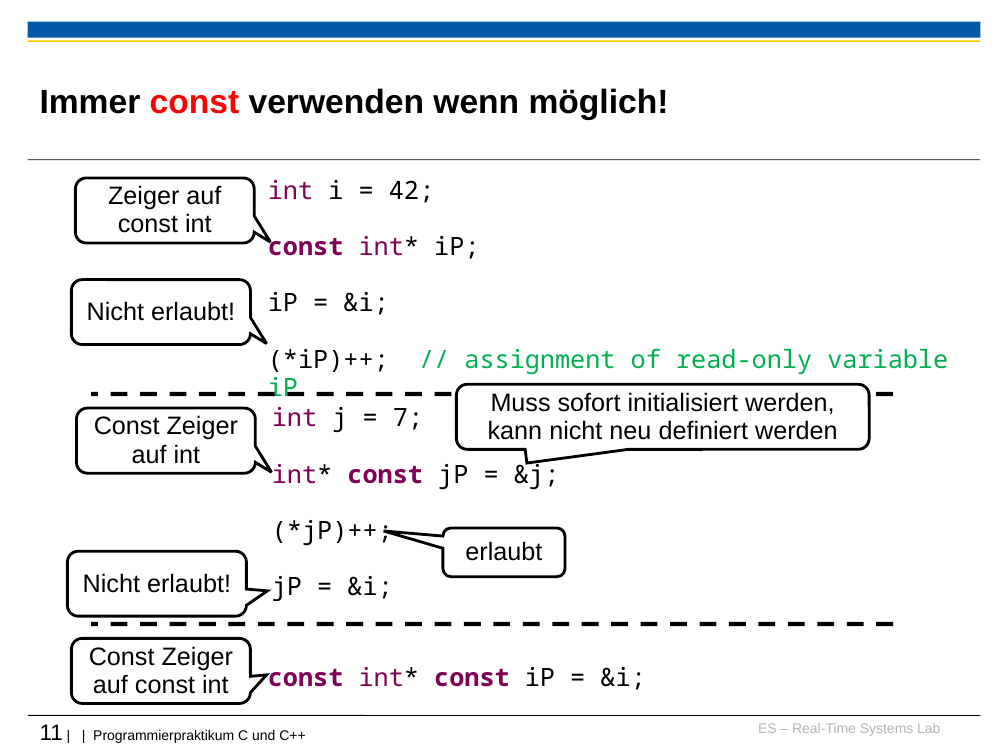
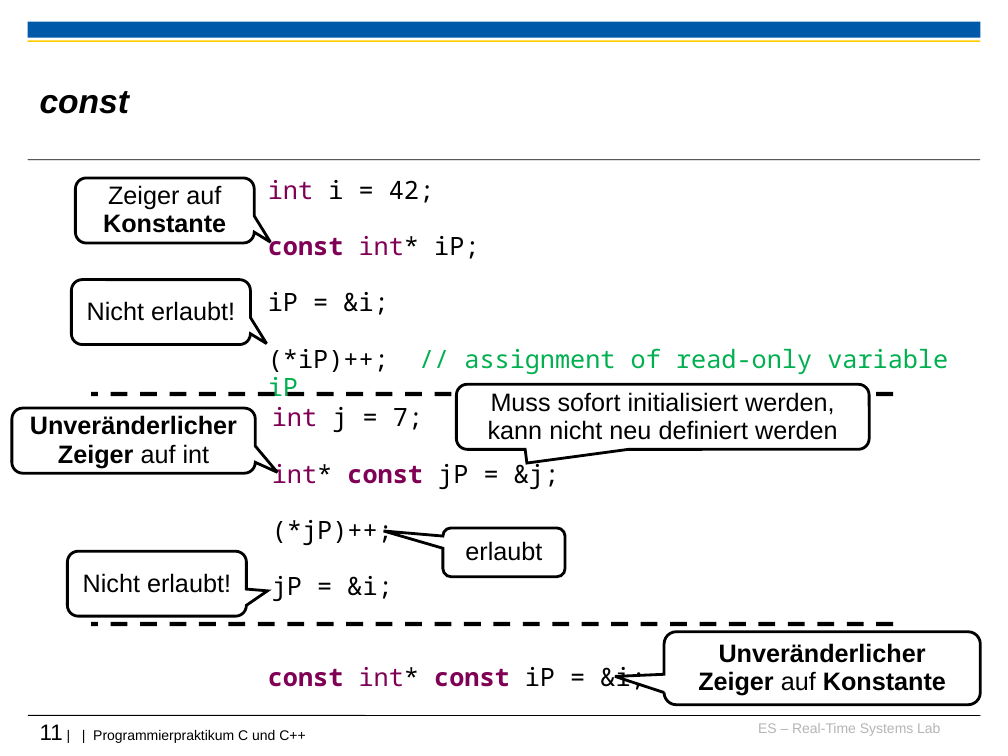
Before and after one commit to h82k/tud-cppp, a slide deck: slide 11 of Vorlesung/2 Speicherverwaltung_F36.ppt. Drawn at 1008x756 pixels with LibreOffice and Linux fonts; fonts in the diff are those of the drawing; background and template pictures are left out. Boxes give left, top, right and bottom in pixels: in the first picture for what was removed or moved away, otherwise in the second. Text is boxed around its words. In the diff, an @@ line names an element or a change of style, - is before the commit and + after.

```diff
--- a/Vorlesung/2 Speicherverwaltung_F36.ppt
+++ b/Vorlesung/2 Speicherverwaltung_F36.ppt
@@ title at (40,91,130,114): text changed; italic on @@
-Immer const verwenden wenn möglich!
+const
@@ text in rounded speech box at (103,185,226,233): text changed @@
-Zeiger auf const int
+Zeiger auf Konstante
@@ rounded speech box "UnveränderlicherZeiger auf int": place and size @@
-rounded speech box "UnveränderlicherZeiger auf int" at (77,408,255,474)
+rounded speech box "UnveränderlicherZeiger auf int" at (12,408,255,474)
@@ text in rounded speech box at (141,444,210,464): text changed; bold on @@
-Const Zeiger auf int
+UnveränderlicherZeiger auf int
@@ rounded speech box removed at (72,638,251,704) @@
-Const Zeiger auf const int
@@ rounded speech box added at (664,632,981,705), fill #FFFFFF, outline #000000 2.01 pt, 18 pt, text #000000, bold @@
+Unveränderlicher Zeiger auf Konstante
```
Also in this commit, not shown: 23 other slides changed.
